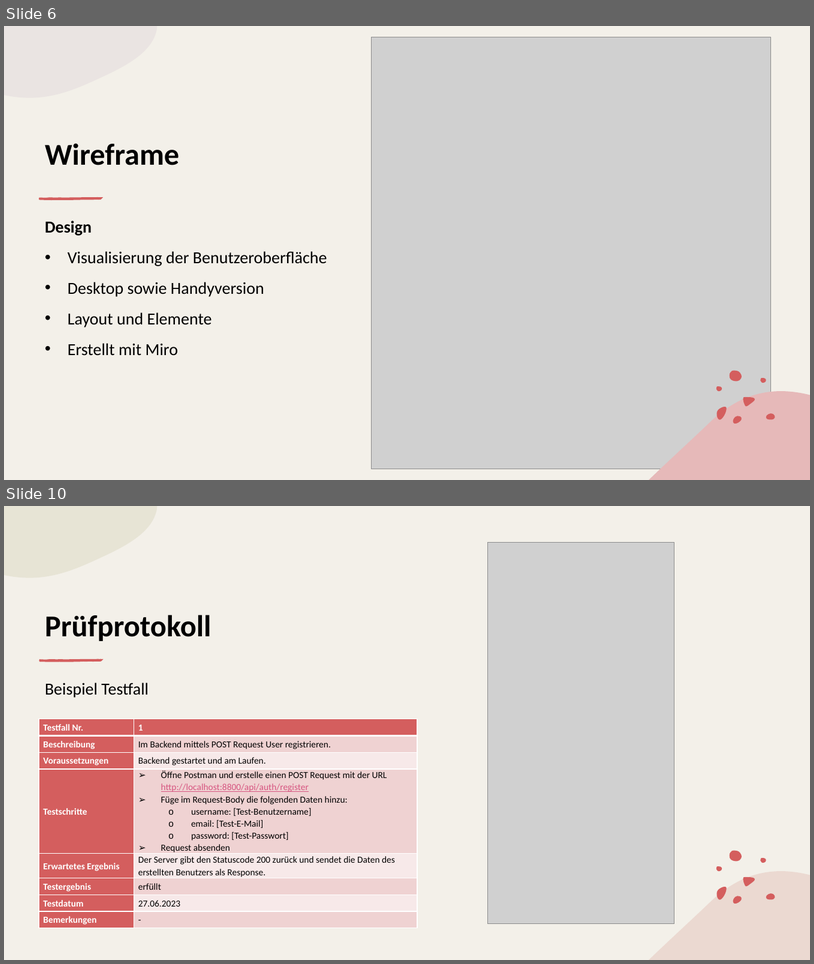
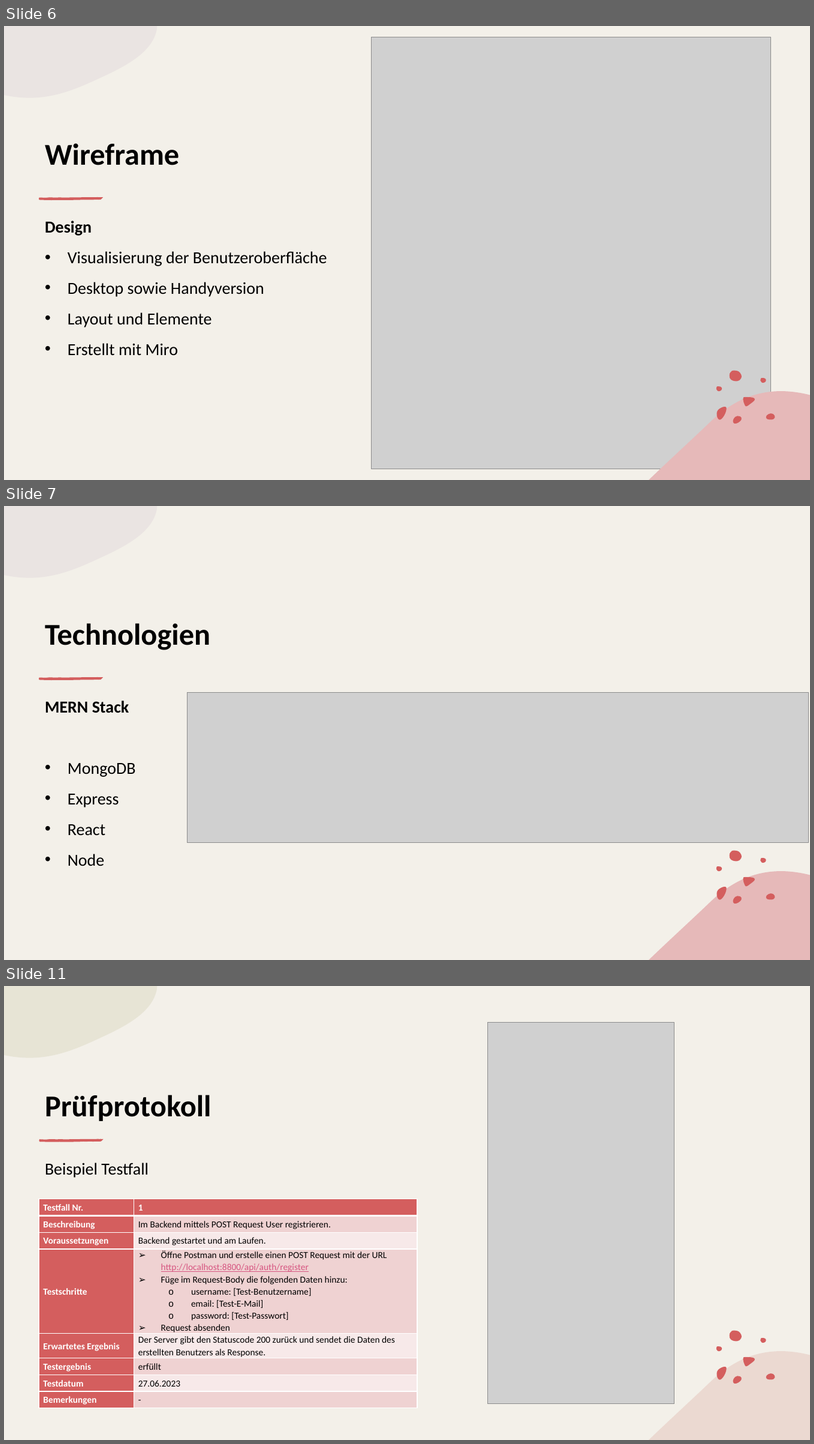
Before and after one commit to simonstreuli/Abschlussprojekt, a slide deck: documents/LinkUpPraesentation.pptx. Shown one above the other, each under a label of ours: slides 6 and 10 before the commit, slides 6, 7 and 11 after it; the slides between them are not shown. The pictures are 814x964 and 814x1444 pixels, drawn with LibreOffice and Linux fonts; fonts in the diff are those of the drawing; grey boxes stand for pictures. Boxes give left, top, right and bottom in pixels: in the first picture for what was removed or moved away, otherwise in the second. Text is boxed around its words. In the diff, an @@ line names an element or a change of style, - is before the commit and + after.

```diff
--- a/documents/LinkUpPraesentation.pptx
+++ b/documents/LinkUpPraesentation.pptx
@@ slide 7 added at (4, 506, 810, 960), background #F3F0E9; not listed: 2 template elements that a slide beside it also shows @@
@@ rectangle added at (4, 506, 810, 960), fill #F3F0E9 @@
@@ freeform shape added at (4, 506, 157, 578), fill #D2C4D0 at 25% opacity @@
@@ title added at (45, 623, 210, 650), 36 pt, text #000000, bold @@
+Technologien
@@ group added at (38, 677, 103, 680): 5 freeform shapes @@
@@ text added at (45, 700, 136, 866), 20 pt, text #000000 @@
+MERN Stack
+• MongoDB
+• Express
+• React
+• Node
@@ picture added at (188, 693, 809, 843) @@
@@ freeform shape added at (650, 871, 810, 960), fill #E6B9B9 @@
@@ group added at (717, 850, 776, 903): 7 freeform shapes @@
@@ what was slide 10 is now slide 11 @@
```
Also in this commit, not shown: 6 slides changed, 15 other files.
